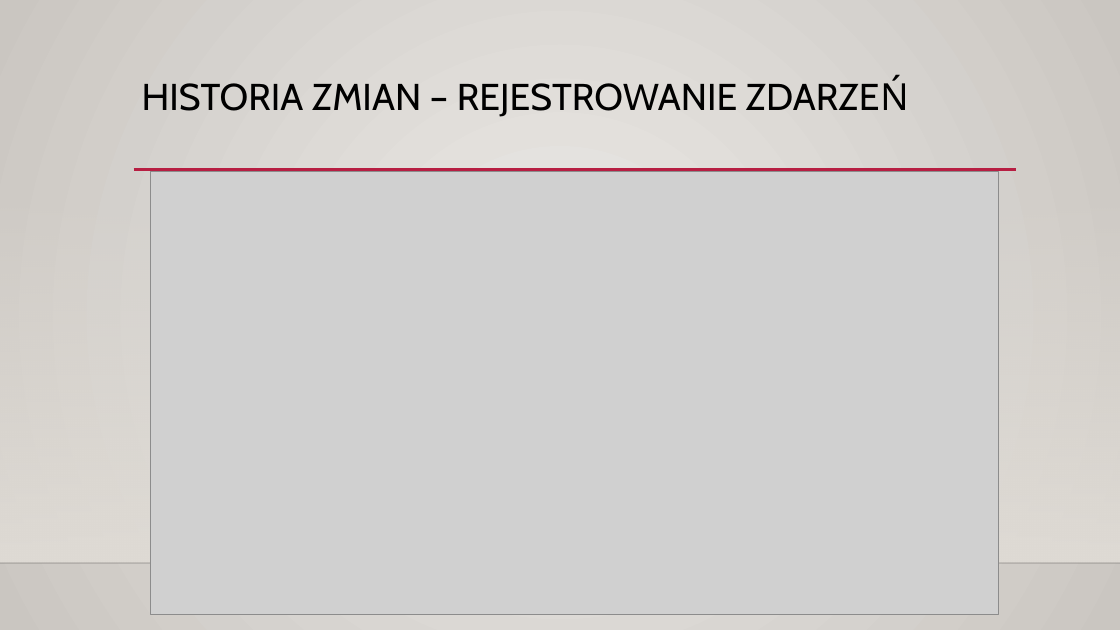
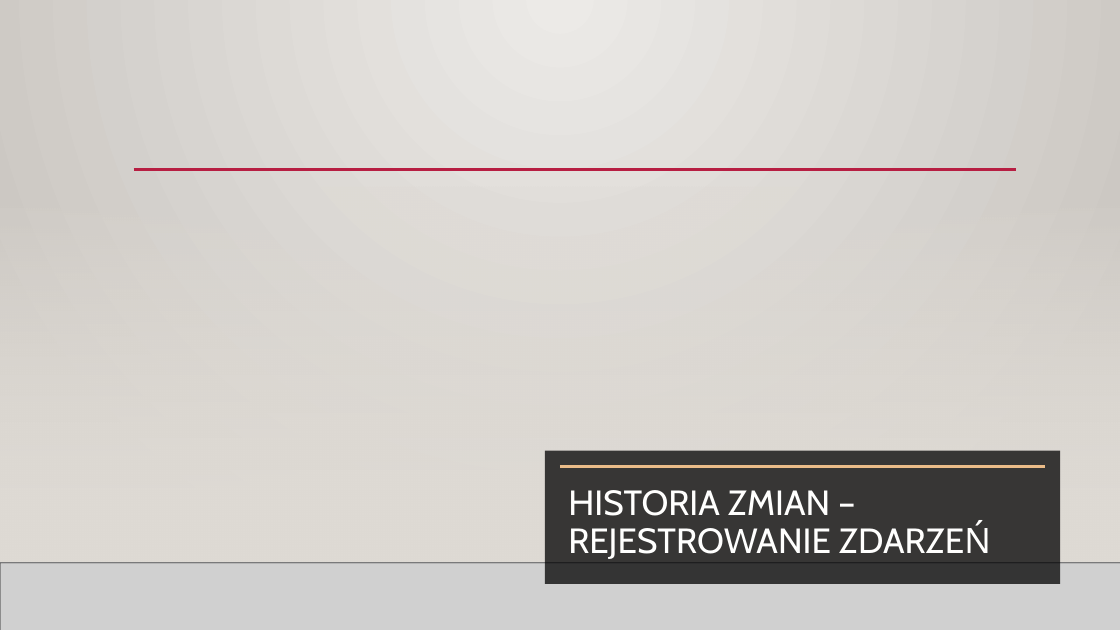
Before and after one commit to oliwiaglodek/MuzeumWPF, a slide deck: slide 19 of Prezentacja na obronę.pptx (slide 10 before the commit). Drawn at 1120x630 pixels with LibreOffice and Linux fonts; fonts in the diff are those of the drawing; grey boxes stand for pictures; background and template pictures are left out. Boxes give left, top, right and bottom in pixels: in the first picture for what was removed or moved away, otherwise in the second. Text is boxed around its words. In the diff, an @@ line names an element or a change of style, - is before the commit and + after.

```diff
--- a/Prezentacja na obronę.pptx
+++ b/Prezentacja na obronę.pptx
@@ background gradient #ECEAE7 to #CAC7C1 to picture (left out) @@
@@ line removed from (134, 170) to (1017, 170) @@
@@ line added from (134, 170) to (1017, 170), #B71E42 2.5 pt @@
@@ picture removed at (x1=150, y1=171, x2=999, y2=615) @@
@@ rectangle added at (x1=0, y1=186, x2=1120, y2=563), fill gradient #DFDBD5 @@
@@ rectangle added at (x1=545, y1=450, x2=1061, y2=584), fill #000001 at 75% opacity @@
@@ line added from (560, 466) to (1045, 466), #EBBC89 2.5 pt @@
@@ title "HISTORIA ZMIAN – REJESTROWANIE ZDARZEŃ" moved from (x1=142, y1=78, x2=909, y2=117) to (x1=568, y1=490, x2=991, y2=559) @@
@@ title "HISTORIA ZMIAN – REJESTROWANIE ZDARZEŃ" at (x1=568, y1=490, x2=991, y2=559): size 32 to 30 pt, text colour #000000 to #FFFFFE @@
@@ picture added at (x1=0, y1=563, x2=1120, y2=630) @@
@@ line added from (0, 563) to (1120, 563), #000001 1 pt @@
```
Also in this commit, not shown: 13 other slides changed, 9 slides added.
